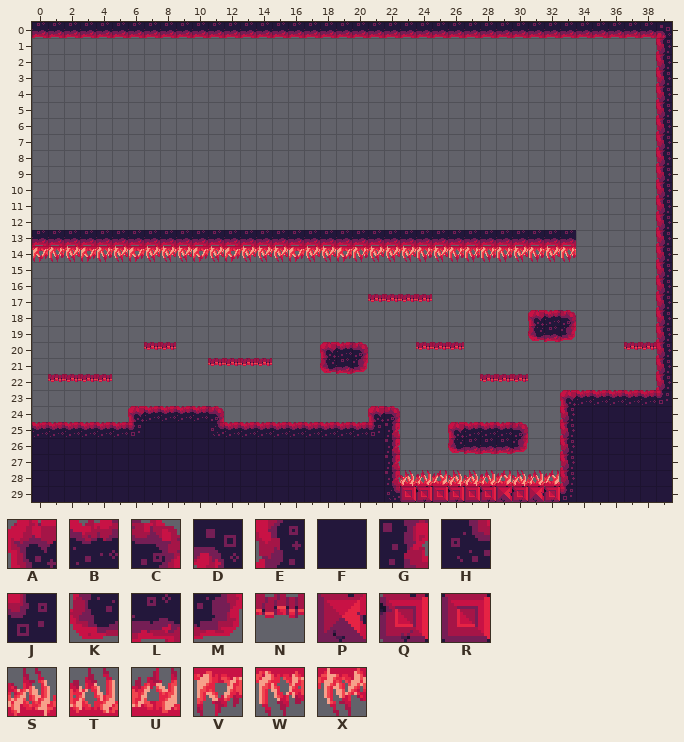
Two versions of a level (Tiled map, assets/data/plain2.tmx). Above is the file before it was changed.
Cells are 16x16 px. Shown: x 0..39, y 0..29.
Key: from "ld33_tilesheet": A 0, B 1, C 2, D 7, E 12, F 13, G 14, H 18, J 19, K 24, L 25, M 26, N 33, P 37, Q 38, R 39, S 40, T 41, U 42, V 48, W 49, X 50.
_ is an empty cell.
Layer "Tile Layer 1" before, first column x 0:
 0 LLLLLLLLLLLLLLLLLLLLLLLLLLLLLLLLLLLLLLLD
 1 _______________________________________E
 2 _______________________________________E
 3 _______________________________________E
 4 _______________________________________E
 5 _______________________________________E
 6 _______________________________________E
 7 _______________________________________E
 8 _______________________________________E
 9 _______________________________________E
10 _______________________________________E
11 _______________________________________E
12 _______________________________________E
13 LLLLLLLLLLLLLLLLLLLLLLLLLLLLLLLLLL_____E
14 VWXVWXVXXXVXVXXXVXXVWXXXWXWWWWXWXW_____E
15 _______________________________________E
16 _______________________________________E
17 _____________________NNNN______________E
18 _______________________________ABC_____E
19 _______________________________KLM_____E
20 _______NN_________ABC___NNN__________NNE
21 ___________NNNN___KLM__________________E
22 _NNNN_______________________NNN________E
23 _________________________________ABBBBBJ
24 ______ABBBBC_________AC__________EFFFFFF
25 BBBBBBJFFFFHBBBBBBBBBJG___ABBBC__EFFFFFF
26 FFFFFFFFFFFFFFFFFFFFFFG___KLLLM__EFFFFFF
27 FFFFFFFFFFFFFFFFFFFFFFG__________EFFFFFF
28 FFFFFFFFFFFFFFFFFFFFFFGSTUSSTUSTUEFFFFFF
29 FFFFFFFFFFFFFFFFFFFFFFHRQRQRQPQPQJFFFFFF
After the commit:
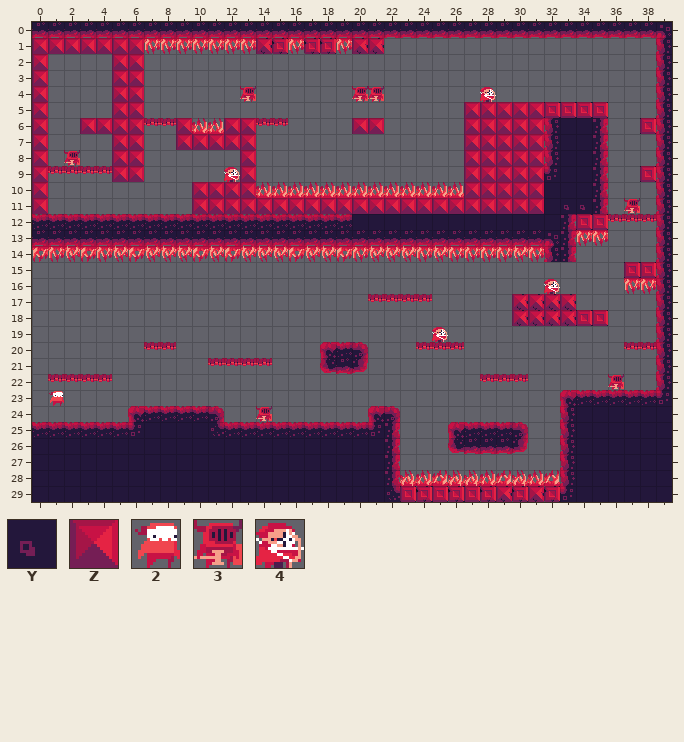
Further tiles: from "ld33_tilesheet": Y 10, Z 36, 2 60, 3 61, 4 62.
Difference:
Changed rows in their new state; . is an unchanged cell.
Layer "Tile Layer 1":
first column x 0:
 1 ZZZZZZZWWWWWWWPQWQQWPP.................
 2 Z....ZZ................................
 3 Z....ZZ................................
 4 Z....ZZ......3......33......4..........
 5 Z....ZZ....................ZZZZZRRRR...
 6 Z..ZZZZNNZTTZZNN....ZZ.....ZZZZZEFFG..R
 7 Z....ZZ..ZZZZZ.............ZZZZZEFFG...
 8 Z.3..ZZ......Z.............ZZZZZEFFG...
 9 ZNNNNZZ.....4Z.............ZZZZZJFFG..R
10 Z.........ZZZZTTTTTTTTTTTTTZZZZZFFFG...
11 Z.........ZZZZZZZZZZZZZZZZZZZZZZFYYG.3.
12 BBBBBBBBBBBBBBBBBBBBFFFFFFFFFFFFFGRRNNN
13 ................................DGWW...
14 ................................EG.....
15 .....................................RR
16 ................................4....WW
17 ..............................PPPP.....
18 ..............................PPPPRR...
19 .........................4.....___.....
22 ....................................3..
23 .2.....................................
24 ..............3........................
Pixel boxes of the changes (left, top, right, bottom) in both pictures:
changed: (32, 38, 656, 262)
added: (624, 262, 656, 294)
changed: (512, 279, 608, 342)
added: (432, 327, 448, 342)
added: (608, 374, 624, 390)
added: (49, 391, 64, 406)
added: (256, 406, 272, 422)
